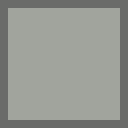
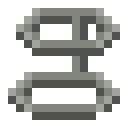
Before/after of a 128x128 layered artwork. What changed in the layer stack:
painted on "レイヤー" over bbox(0, 0, 128, 128)
